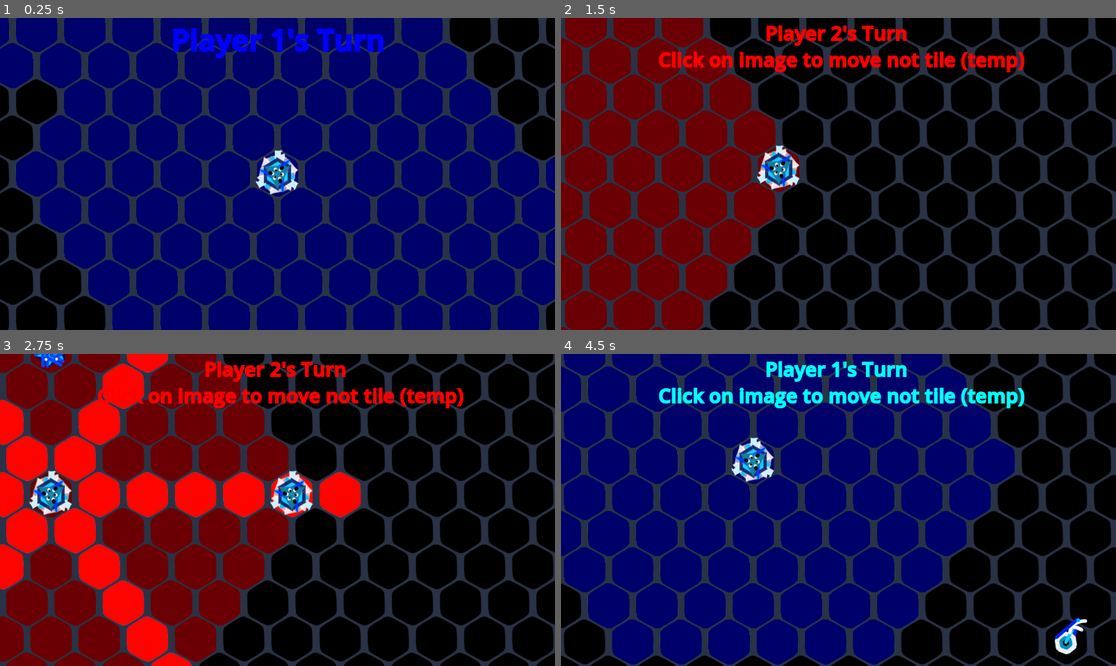
Above: before the commit, frames 1-4 (two rows, left to right).
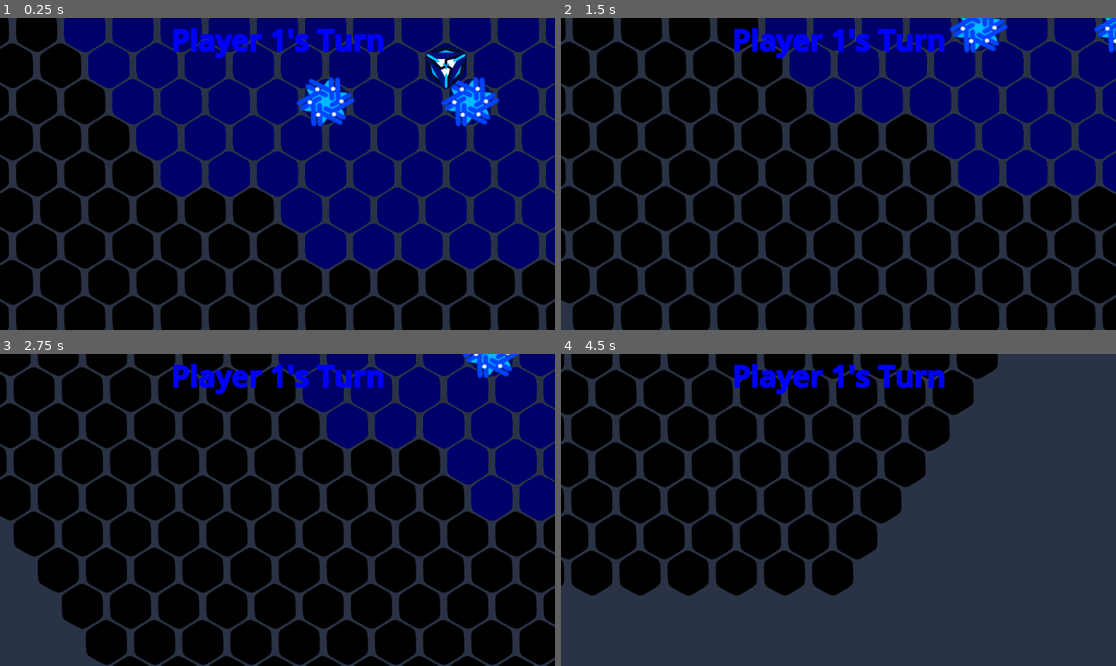
Above: after the commit, the same moments.

Repository: petesamerson/V-s-on
Game: Godot game, scene res://base_scene.tscn
Two runs of this game, one before a commit and one after it. Both use one fixed random seed, a clock stepped at 60 frames per second and the inputs below.
Inputs (mouse positions are in pixels of both pictures, inside the frame that each line leads up to):
- Up to frame 1 (0.25 s): no input
- Up to frame 2 (1.5 s): tap Enter at 0.5 s; drag from (838, 174) to (894, 105) at 0.52 s; tap Space at 1.25 s; drag from (727, 189) to (838, 174) at 1.27 s
- Up to frame 3 (2.75 s): tap Enter at 2 s; move the mouse to (49, 494) at 2.02 s; click (49, 494) at 2.17 s
- Up to frame 4 (4.5 s): tap Space at 2.75, 4.25 s; drag from (810, 572) to (610, 494) at 2.77 s; tap Enter at 3.5 s; drag from (966, 597) to (655, 416) at 3.52 s; drag from (672, 463) to (966, 597) at 4.27 s

The runs differ from the first frame. In frame 1, 39% of the frame differs, in the area x 0-100%, y 0-100%; in frame 2, 71%; in frame 3, 74%; in frame 4, 90%.

Commit message:
create spawn system

Diff:
--- a/HopPiece.tscn
+++ b/HopPiece.tscn
@@ -1,6 +1,7 @@
-[gd_scene load_steps=3 format=3 uid="uid://cmd81nu6wec8w"]
+[gd_scene load_steps=4 format=3 uid="uid://cmd81nu6wec8w"]
 
 [ext_resource type="Script" uid="uid://ce1udyoosuvs4" path="res://HopPiece.gd" id="1_thfds"]
+[ext_resource type="Texture2D" uid="uid://dmj1ldaisaikg" path="res://sprites/Hop1.png" id="2_q5218"]
 
 [sub_resource type="CircleShape2D" id="CircleShape2D_thfds"]
 radius = 15.0
@@ -14,3 +15,5 @@
 shape = SubResource("CircleShape2D_thfds")
 
 [node name="Sprite2D" type="Sprite2D" parent="."]
+scale = Vector2(1.5, 1.396)
+texture = ExtResource("2_q5218")
--- a/TriangleOddPiece.gd
+++ b/TriangleOddPiece.gd
@@ -13,3 +13,31 @@
     super.setup(inital_pos, b)
 
     sprite.texture = preload("res://sprites/TriangleOdd.png")
+
+func on_clicked() -> void:
+    if(position == null or board == null):
+        return
+    if(board.current_player != owned_player):
+        return
+    var cell = board.local_to_map(position)  # current tile cell
+    print("Current cell:", cell , "selected", selected)
+    cur_moves = []
+    old_selected_tile_ids = []
+    if(selected):
+        selected = false
+        board.deselect_all_pieces([self])
+    else:
+        for i in range(3):
+            var raw_moves = board.get_line_from_center(cell, i*2, 6)
+            for move in raw_moves:
+                if(board.cell_in_board(move) && move != cell):
+                    cur_moves.append(move)
+        for potential_move in cur_moves:
+            old_selected_tile_ids.append(board.get_cell_source_id(potential_move))
+            if(owned_player == 2):
+                board.set_cell(potential_move,Tiles.RED, Vector2i(0,0))
+            else:
+                board.set_cell(potential_move, Tiles.LIGHT_BLUE, Vector2i(0,0))
+
+        selected = true
+        board.deselect_all_pieces([self])
--- a/TriangleOddPiece.tscn
+++ b/TriangleOddPiece.tscn
@@ -1,6 +1,7 @@
-[gd_scene load_steps=3 format=3 uid="uid://dgqhmggiljsm5"]
+[gd_scene load_steps=4 format=3 uid="uid://dgqhmggiljsm5"]
 
 [ext_resource type="Script" uid="uid://bi2bkqvsov0p3" path="res://TriangleOddPiece.gd" id="1_vohvd"]
+[ext_resource type="Texture2D" uid="uid://bthaug87wx0pj" path="res://sprites/TriangleOdd.png" id="2_pi5cy"]
 
 [sub_resource type="CircleShape2D" id="CircleShape2D_pi5cy"]
 radius = 15.0
@@ -14,3 +15,4 @@
 shape = SubResource("CircleShape2D_pi5cy")
 
 [node name="Sprite2D" type="Sprite2D" parent="."]
+texture = ExtResource("2_pi5cy")
--- a/base_scene.tscn
+++ b/base_scene.tscn
@@ -19,6 +19,8 @@
 [ext_resource type="Script" uid="uid://byauyvv4yigqx" path="res://TowerRotatePiece.gd" id="14_01iy8"]
 [ext_resource type="PackedScene" uid="uid://cmd81nu6wec8w" path="res://HopPiece.tscn" id="15_hwg3g"]
 [ext_resource type="Script" uid="uid://ce1udyoosuvs4" path="res://HopPiece.gd" id="17_ay483"]
+[ext_resource type="PackedScene" uid="uid://dgqhmggiljsm5" path="res://TriangleOddPiece.tscn" id="20_gqdld"]
+[ext_resource type="Script" uid="uid://bi2bkqvsov0p3" path="res://TriangleOddPiece.gd" id="20_h480d"]
 
 [sub_resource type="TileSetAtlasSource" id="TileSetAtlasSource_qcxwf"]
 texture = ExtResource("1_57xsf")
@@ -106,6 +108,7 @@
 piece_scene = ExtResource("12_01iy8")
 tower_piece_scene = ExtResource("13_jjdbg")
 hop_piece_scene = ExtResource("15_hwg3g")
+triangle_odd_piece_scene = ExtResource("20_gqdld")
 
 [node name="Pieces" type="Node2D" parent="Board"]
 
@@ -121,6 +124,10 @@
 script = ExtResource("17_ay483")
 metadata/_custom_type_script = "uid://ce1udyoosuvs4"
 
+[node name="TriangleOddPiece" type="Node2D" parent="Board/Pieces"]
+script = ExtResource("20_h480d")
+metadata/_custom_type_script = "uid://bi2bkqvsov0p3"
+
 [node name="Camera2D" type="Camera2D" parent="." node_paths=PackedStringArray("board")]
 script = ExtResource("13_2mb0d")
 board = NodePath("../Board")
--- a/board.gd
+++ b/board.gd
@@ -22,7 +22,7 @@
 	for c in board_tiles:
 		set_cell(c, Tiles.BLACK, Vector2i(0,0))
 
-	call_deferred("spawn_pieces")
+	call_deferred("spawn_all_pieces")
 
 	# Apply the styling wrapper dynamically without changing the original variable
 	turn_label.bbcode_enabled = true
@@ -65,63 +65,120 @@
 @export var piece_scene: PackedScene
 @export var tower_piece_scene: PackedScene
 @export var hop_piece_scene: PackedScene
+@export var triangle_odd_piece_scene: PackedScene
 
 @onready var player_pieces = [[],[]]
 var player_vision_tiles: Array[Array] = [[],[]]
 
-func spawn_pieces():
-	var positions = [Vector2i(10,10)]
+func spawn_all_pieces():
+	var spawn1 = get_line_from_center(Vector2i(10,10), 0, 5)
+	var spawn2 = get_line_from_center(Vector2i(10,10), 3, 5)
+
+
+	spawn_player_location(spawn1.get(spawn1.size() - 1), 1)
+	spawn_player_location(spawn2.get(spawn2.size() - 1), 2)
+
+	# var positions = [Vector2i(10,10)]
+	# for pos in positions:
+	# 	var piece := piece_scene.instantiate() as Piece
+	# 	pieces_container.add_child(piece)
+	# 	piece.setup(pos, self)
+
+	# var tower_piece := tower_piece_scene.instantiate() as TowerRotatePiece
+	# pieces_container.add_child(tower_piece)
+	# print(tower_piece is TowerRotatePiece)
+	# tower_piece.setup(
+	# 	Vector2i(15,15),
+	# 	self
+	# )
+
+	# var hop_piece := hop_piece_scene.instantiate() as HopPiece
+	# pieces_container.add_child(hop_piece)
+	# hop_piece.setup(
+	# 	Vector2i(5,5),
+	# 	self
+	# )
+	# for p in pieces_container.get_children():
+	# 	p.owned_player = 1
+	# 	player_pieces[0].append(p)
+
+	# var player2_pieces:Array[Piece] = []
+	# var hop_piece_red := hop_piece_scene.instantiate() as HopPiece
+	# hop_piece_red.owned_player = 2
+	# player2_pieces.append(hop_piece_red)
+	# pieces_container.add_child(hop_piece_red)
+	# hop_piece_red.setup(
+	# 	Vector2i(3,6),
+	# 	self
+	# )
+
+	# var tri_piece_red := triangle_odd_piece_scene.instantiate() as TriangleOddPiece
+	# tri_piece_red.owned_player = 2
+	# player2_pieces.append(tri_piece_red)
+	# pieces_container.add_child(tri_piece_red)
+	# tri_piece_red.setup(
+	# 	Vector2i(3,6),
+	# 	self
+	# )
+
+	# var piece_red := piece_scene.instantiate() as Piece
+	# piece_red.owned_player = 2
+	# player2_pieces.append(piece_red)
+	# pieces_container.add_child(piece_red)
+	# piece_red.setup(
+	# 	Vector2i(3,10),
+	# 	self
+	# )
+
+	# for p in player2_pieces:
+	# 	player_pieces[1].append(p)
+
+		# piece.set_board_position(pos, tilemap)
+	update_all_piece_vision()
+
+func spawn_player_location(center: Vector2i, player: int):
+	print("WAHT player " + str(player))
+	var positions = [center]
 	for pos in positions:
 		var piece := piece_scene.instantiate() as Piece
+		piece.owned_player = player
+		player_pieces[player - 1].append(piece)
 		pieces_container.add_child(piece)
 		piece.setup(pos, self)
 
-	var tower_piece := tower_piece_scene.instantiate() as TowerRotatePiece
-	pieces_container.add_child(tower_piece)
-	print(tower_piece is TowerRotatePiece)
-	tower_piece.setup(
-		Vector2i(15,15),
-		self
-	)
-
-	var hop_piece := hop_piece_scene.instantiate() as HopPiece
-	pieces_container.add_child(hop_piece)
-	hop_piece.setup(
-		Vector2i(5,5),
-		self
-	)
-	for p in pieces_container.get_children():
-		p.owned_player = 1
-		player_pieces[0].append(p)
-
-	var player2_pieces:Array[Piece] = []
-	var hop_piece_red := hop_piece_scene.instantiate() as HopPiece
-	hop_piece_red.owned_player = 2
-	player2_pieces.append(hop_piece_red)
-	pieces_container.add_child(hop_piece_red)
-	hop_piece_red.setup(
-		Vector2i(3,6),
-		self
-	)
-
-	var piece_red := piece_scene.instantiate() as Piece
-	piece_red.owned_player = 2
-	player2_pieces.append(piece_red)
-	pieces_container.add_child(piece_red)
-	piece_red.setup(
-		Vector2i(3,10),
-		self
-	)
-
-	for p in player2_pieces:
-		player_pieces[1].append(p)
-
-		# piece.set_board_position(pos, tilemap)
-	update_all_piece_vision()
+
+
+	var hop_piece_locations: Array[Vector2i] = []
+	for i in range(6):
+		hop_piece_locations.append(get_line_end_from_center(center, i, 3))
+	for i in range(6):
+		var hop_piece := hop_piece_scene.instantiate() as HopPiece
+		hop_piece.owned_player = player
+		player_pieces[player - 1].append(hop_piece)
+		pieces_container.add_child(hop_piece)
+		hop_piece.setup(
+			hop_piece_locations[i],
+			self
+		)
+	var tri_odd_piece_locations: Array[Vector2i] = []
+	for i in range(3):
+		tri_odd_piece_locations.append(get_line_end_from_center(center, i*2, 2))
+	for i in range(3):
+		var tri_odd_piece := triangle_odd_piece_scene.instantiate() as TriangleOddPiece
+		tri_odd_piece.owned_player = player
+		player_pieces[player - 1].append(tri_odd_piece)
+		pieces_container.add_child(tri_odd_piece)
+		tri_odd_piece.setup(
+			tri_odd_piece_locations[i],
+			self
+		)
+
+
+
 
 func update_all_piece_vision(excluded_pieces: Array[Piece] = []):
 	clear_board()
-	print(player_pieces)
+	print(str("Current player: ") + str(current_player))
 	if(current_player == 1):
 		for p in player_pieces[0]:
 			if(!excluded_pieces.has(p)):
Not shown: 1 places in base_scene.tscn that only renumber resources
Not shown, changed: V!s!on.pck
